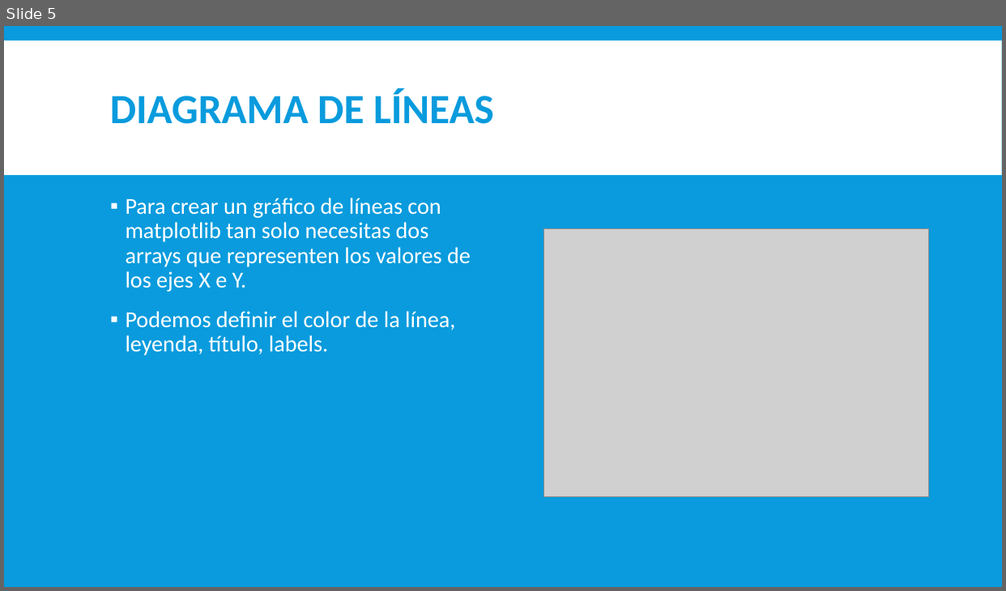
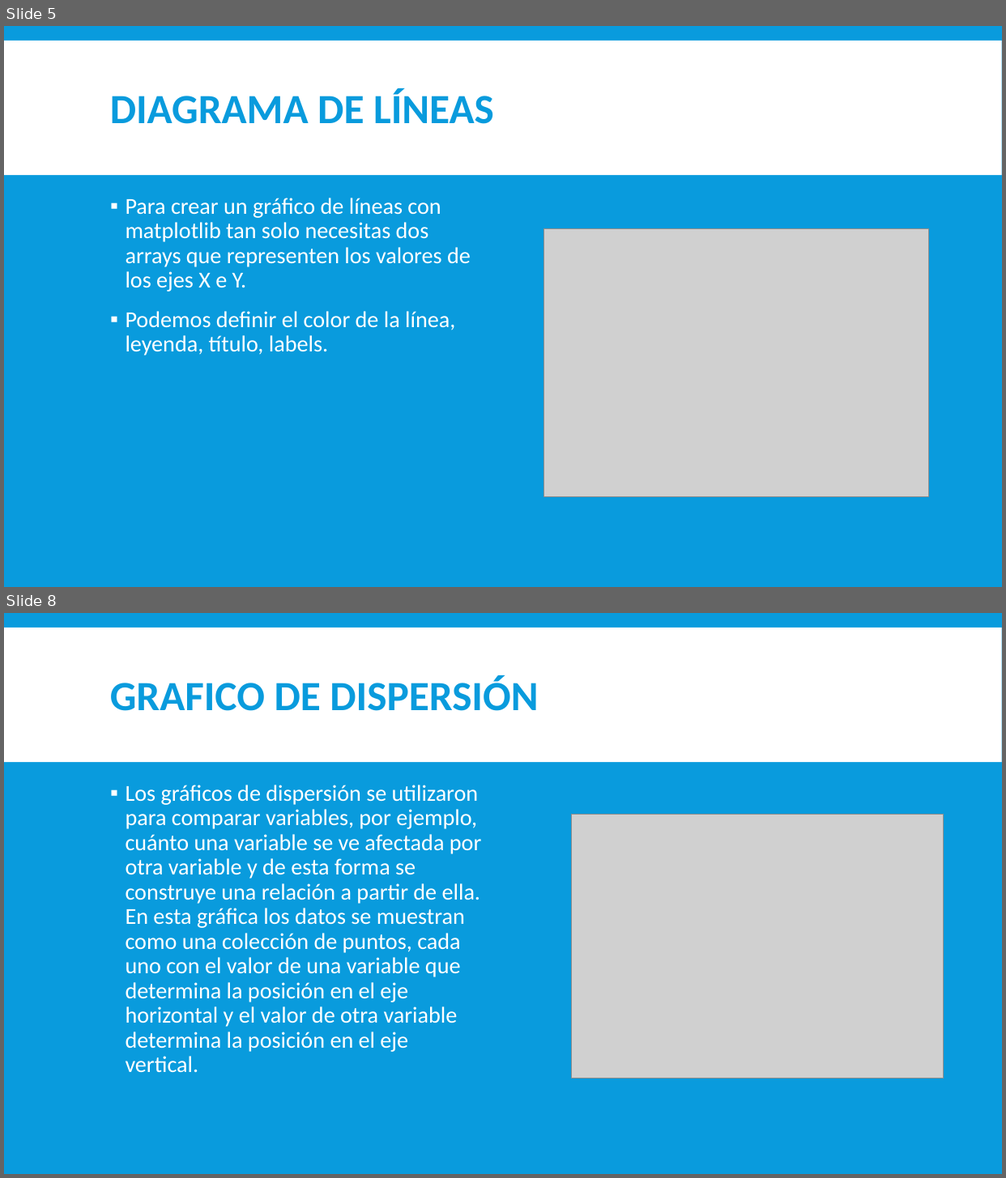
Before and after one commit to LuisOchoa1495/Graficos-Python, a slide deck: MATPLOTLIB_INTRODUCCION.pptx. Shown one above the other, each under a label of ours: slide 5 before the commit, slides 5 and 8 after it; the slides between them are not shown. The pictures are 1006x591 and 1006x1178 pixels, drawn with LibreOffice and Linux fonts; fonts in the diff are those of the drawing; grey boxes stand for pictures. Boxes give left, top, right and bottom in pixels: in the first picture for what was removed or moved away, otherwise in the second. Text is boxed around its words. In the diff, an @@ line names an element or a change of style, - is before the commit and + after.

```diff
--- a/MATPLOTLIB_INTRODUCCION.pptx
+++ b/MATPLOTLIB_INTRODUCCION.pptx
@@ slide 8 added at bbox=[4, 613, 1002, 1174], background #099BDD; not listed: 1 template element that a slide beside it also shows @@
@@ title added at bbox=[110, 676, 538, 711], 40 pt, text #099BDD, bold @@
+GRAFICO DE DISPERSIÓN
@@ text added at bbox=[126, 785, 481, 1073], 22 pt, text #FFFFFF @@
+▪ Los gráficos de dispersión se utilizaron para comparar variables, por ejemplo, cuánto una variable se ve afectada por otra variable y de esta forma se construye una relación a partir de ella. En esta gráfica los datos se muestran como una colección de puntos, cada uno con el valor de una variable que determina la posición en el eje horizontal y el valor de otra variable determina la posición en el eje vertical.
@@ picture added at bbox=[572, 815, 944, 1079] @@
```
Also in this commit, not shown: 2 other slides added, 2 other files.
